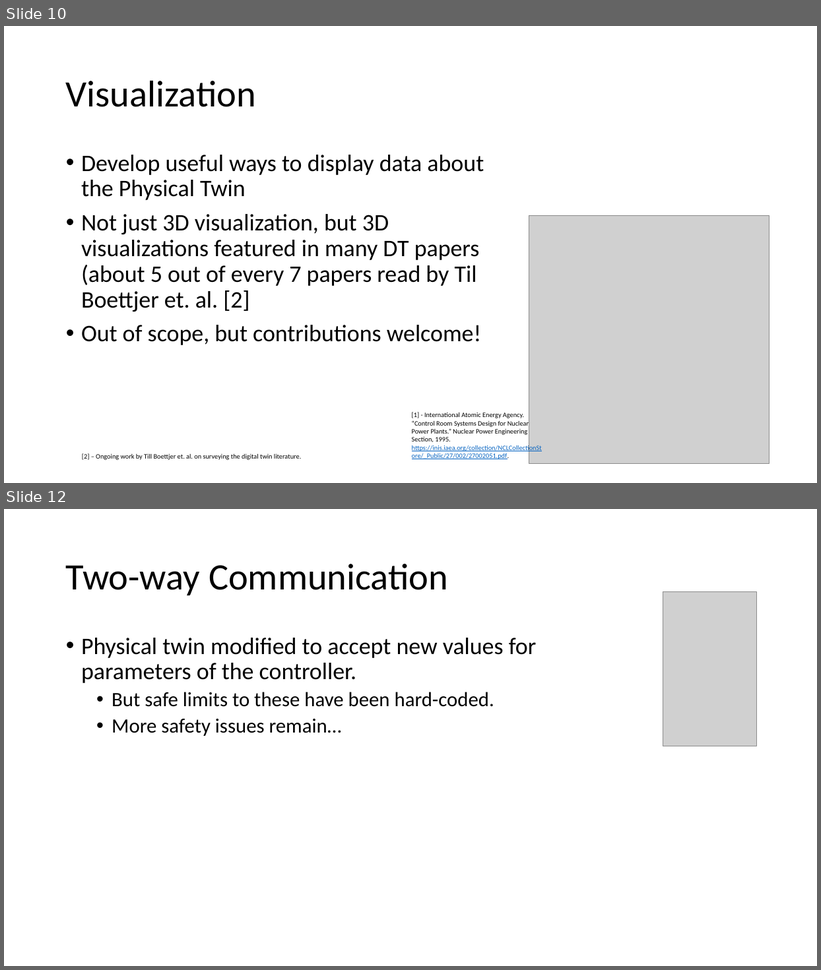
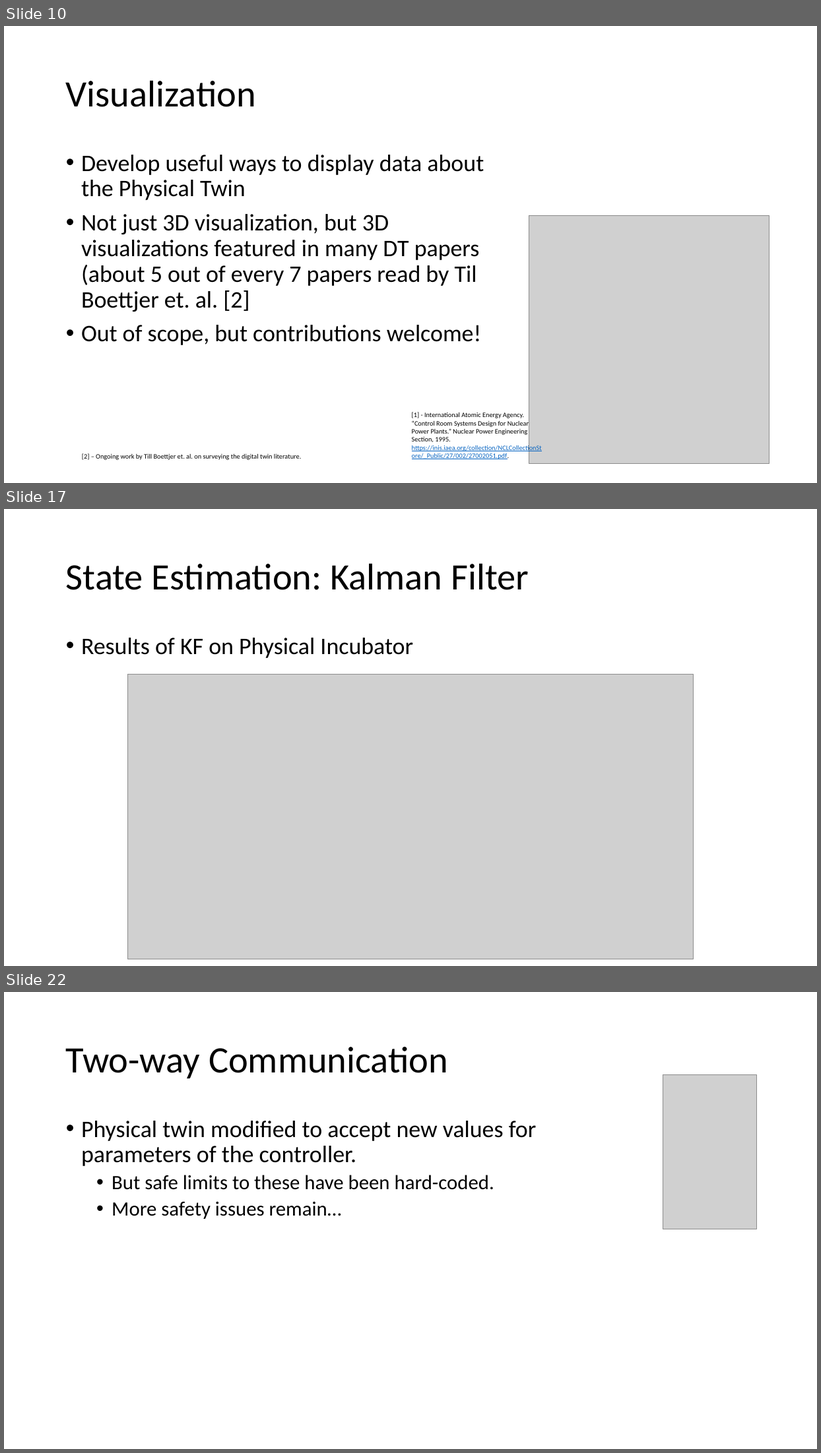
Before and after one commit to INTO-CPS-Association/example_digital-twin_incubator, a slide deck: notes/presentations/DigitLunch_17_December.pptx. Shown one above the other, each under a label of ours: slides 10 and 12 before the commit, slides 10, 17 and 22 after it; the slides between them are not shown. The pictures are 821x970 and 821x1453 pixels, drawn with LibreOffice and Linux fonts; fonts in the diff are those of the drawing; grey boxes stand for pictures. Boxes give left, top, right and bottom in pixels: in the first picture for what was removed or moved away, otherwise in the second. Text is boxed around its words. In the diff, an @@ line names an element or a change of style, - is before the commit and + after.

```diff
--- a/notes/presentations/DigitLunch_17_December.pptx
+++ b/notes/presentations/DigitLunch_17_December.pptx
@@ slide 17 added at (4, 509, 817, 966), background #FFFFFF @@
@@ title added at (66, 563, 529, 590), 44 pt, text #000000 @@
+State Estimation: Kalman Filter
@@ text added at (81, 638, 413, 658), 28 pt, text #000000 @@
+• Results of KF on Physical Incubator
@@ picture added at (128, 674, 693, 959) @@
@@ what was slide 12 is now slide 22 @@
```
Also in this commit, not shown: 3 slides changed, 11 other slides added, 2 other files.
